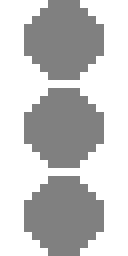
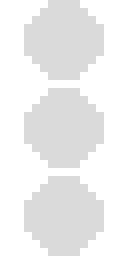
Before/after of a 128×256 layered artwork. What changed in the layer stack:
added layer "Layer copy #1" above "Layer copy" over [24, 0, 104, 256]
